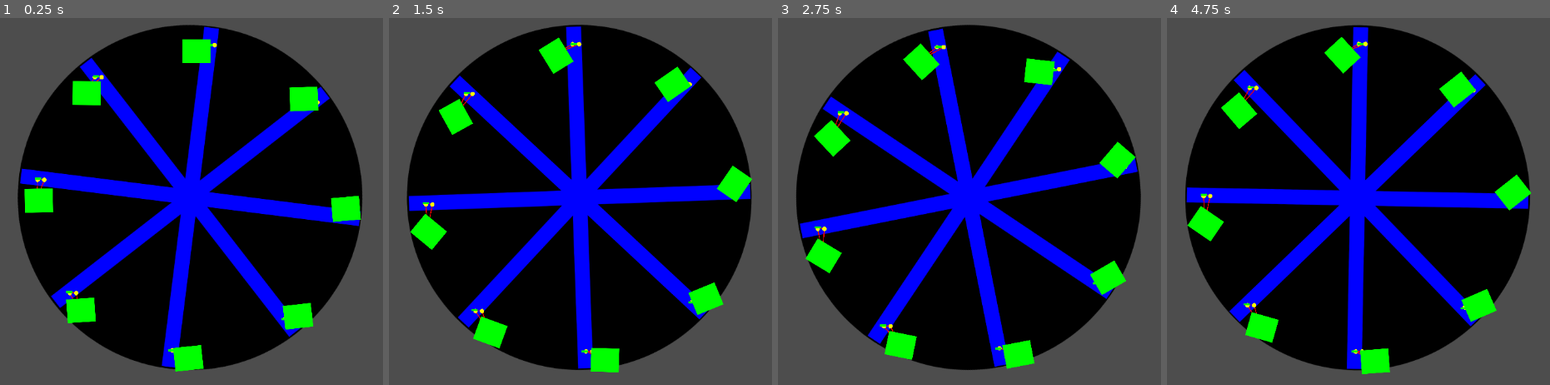
Above: before the commit, frames 1-4 (left to right).
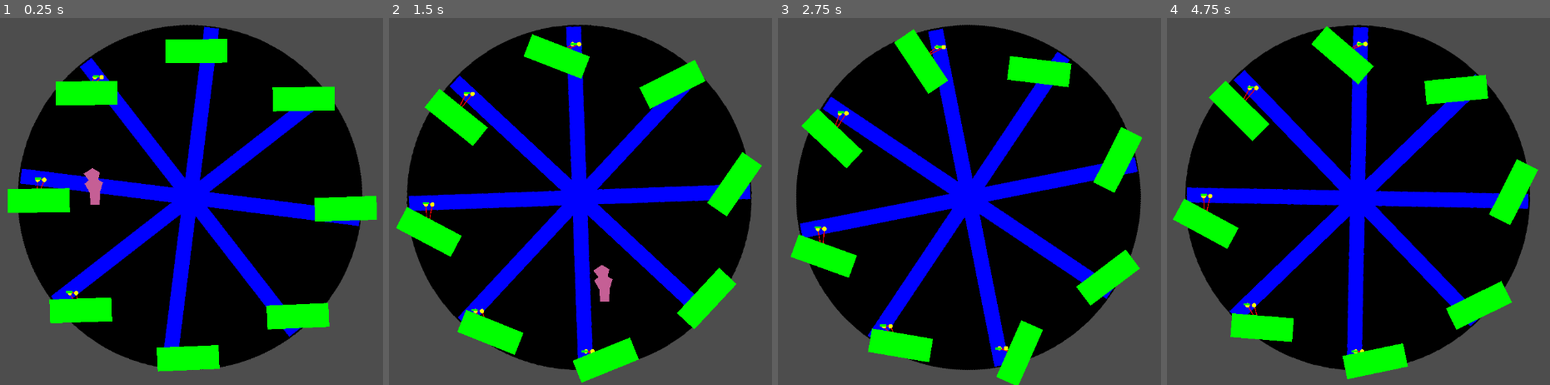
Above: after the commit, the same moments.

Repository: Vibhab-T/serious
Game: Godot game, scene res://scenes/ferris.tscn
Two runs of this game, one before a commit and one after it. Both use one fixed random seed, a clock stepped at 60 frames per second and the inputs below.
Inputs:
- Up to frame 1 (0.25 s): no input
- Up to frame 2 (1.5 s): tap Enter (ui_accept) at 0.5, 0.6, 0.77, 1.07, 1.35 s; hold Right (ui_right) from 0.53 s (still down)
- Up to frame 3 (2.75 s): tap Enter (ui_accept) at 1.52, 1.82, 2.1 s; release Right (ui_right) at 2.03 s; hold Left (ui_left) from 2.03 s (still down)
- Up to frame 4 (4.75 s): release Left (ui_left) at 2.78 s; hold Right (ui_right) 2.78-4.28 s; tap Enter (ui_accept) at 2.85, 3.02, 3.32, 3.6, 3.77, 4.07, 4.35, 4.52 s; hold Left (ui_left) from 4.28 s (still down)

The runs differ from the first frame. In frame 1, 5.8% of the frame differs, in the area x 1-99%, y 2-97%; in frame 2, 6.5%, in the area x 1-98%, y 1-100%; in frame 3, 5.8%; in frame 4, 6.0%.

Commit message:
feat(player): add player

Diff:
--- a/project.godot
+++ b/project.godot
@@ -21,6 +21,7 @@
 
 [rendering]
 
+textures/canvas_textures/default_texture_filter=0
 rendering_device/driver.windows="d3d12"
 renderer/rendering_method="gl_compatibility"
 renderer/rendering_method.mobile="gl_compatibility"
--- a/scenes/container.tscn
+++ b/scenes/container.tscn
@@ -3,7 +3,7 @@
 [ext_resource type="Texture2D" uid="uid://dqu0f55m4aw6v" path="res://assets/container.png" id="1_1syo6"]
 
 [sub_resource type="RectangleShape2D" id="RectangleShape2D_1syo6"]
-size = Vector2(64, 54)
+size = Vector2(140.5, 54)
 
 [node name="container" type="RigidBody2D" unique_id=1647375170]
 mass = 103.982
@@ -11,9 +11,9 @@
 
 [node name="Sprite2D" type="Sprite2D" parent="." unique_id=1439471429]
 position = Vector2(5, 155)
-scale = Vector2(0.475, 0.475)
+scale = Vector2(1.045, 0.475)
 texture = ExtResource("1_1syo6")
 
 [node name="CollisionShape2D" type="CollisionShape2D" parent="." unique_id=838170267]
-position = Vector2(5, 2)
+position = Vector2(4.25, 2)
 shape = SubResource("RectangleShape2D_1syo6")
--- a/scenes/ferris.tscn
+++ b/scenes/ferris.tscn
@@ -2,6 +2,7 @@
 
 [ext_resource type="Texture2D" uid="uid://70427l74c1gp" path="res://assets/wheel.png" id="1_o3nj0"]
 [ext_resource type="Script" uid="uid://vnhy3rxb81il" path="res://scripts/ferris.gd" id="1_tvnib"]
+[ext_resource type="PackedScene" uid="uid://p2xvibdq823p" path="res://scenes/player.tscn" id="3_tvnib"]
 
 [node name="ferris" type="Node2D" unique_id=784182267]
 script = ExtResource("1_tvnib")
@@ -11,3 +12,7 @@
 
 [node name="Camera2D" type="Camera2D" parent="." unique_id=1050228942]
 zoom = Vector2(0.76, 0.76)
+
+[node name="CharacterBody2D" parent="." unique_id=1549434360 instance=ExtResource("3_tvnib")]
+position = Vector2(-218.00005, -56)
+scale = Vector2(3.285, 3.285)
--- /dev/null
+++ b/scenes/player.tscn
@@ -0,0 +1,18 @@
+[gd_scene format=3 uid="uid://p2xvibdq823p"]
+
+[ext_resource type="Script" uid="uid://ct5p42wal8q4g" path="res://scripts/player.gd" id="1_3vyb7"]
+
+[sub_resource type="CapsuleShape2D" id="CapsuleShape2D_u8vuu"]
+radius = 6.0
+
+[node name="CharacterBody2D" type="CharacterBody2D" unique_id=1549434360]
+script = ExtResource("1_3vyb7")
+
+[node name="CollisionShape2D" type="CollisionShape2D" parent="." unique_id=688768874]
+shape = SubResource("CapsuleShape2D_u8vuu")
+
+[node name="Polygon2D" type="Polygon2D" parent="." unique_id=112555428]
+position = Vector2(0, -1)
+color = Color(0.7740956, 0.3755981, 0.5880867, 1)
+polygon = PackedVector2Array(-1.4954765, -11.241147, 3.553145, -8.187465, 2.532183, -3.0826547, 5.799259, -1.2449267, 3.859436, 5.2892246, 3.5695248, 14.207334, -2.8543644, 14.330869, -3.348533, 5.930401, -6.93108, -0.36996037, -4.0897474, -2.717147, -7.5487547, -7.287986)
+uv = PackedVector2Array(-5089.677, -1704.0308, -3455.4033, -2238.2368, -3710.88, -960.85254, -2893.3545, -500.99414, -3378.7598, 1134.0581, -3451.3047, 3365.6523, -5058.7656, 3396.565, -5182.422, 1294.4993, -6078.8906, -282.04858, -5367.8984, -869.39, -6233.451, -2013.1597)
--- a/scripts/ferris.gd
+++ b/scripts/ferris.gd
@@ -59,7 +59,7 @@
 
 		var angle = TAU * float(i) / anchor_count;
 		container_instance.position = Vector2(cos(angle), sin(angle))*radius
-		container_instance.scale = Vector2(2, 1.5)
+		container_instance.scale = Vector2(2, 3.5)
 		container_instance.position.y +=2;
 		container_array.append(container_instance)
 
@@ -91,7 +91,6 @@
 		joint.bias = 0.05
 		joint_array2.append(joint)
 
-
 func _draw() -> void:
 	for joint in joint_array:
 		var pos_a = to_local(joint.get_node(joint.node_a).global_position)
--- /dev/null
+++ b/scripts/player.gd
@@ -0,0 +1,25 @@
+extends CharacterBody2D
+
+
+const SPEED = 300.0
+const JUMP_VELOCITY = -400.0
+
+
+func _physics_process(delta: float) -> void:
+	# Add the gravity.
+	if not is_on_floor():
+		velocity += get_gravity() * delta
+
+	# Handle jump.
+	if Input.is_action_just_pressed("ui_accept") and is_on_floor():
+		velocity.y = JUMP_VELOCITY
+
+	# Get the input direction and handle the movement/deceleration.
+	# As good practice, you should replace UI actions with custom gameplay actions.
+	var direction := Input.get_axis("ui_left", "ui_right")
+	if direction:
+		velocity.x = direction * SPEED
+	else:
+		velocity.x = move_toward(velocity.x, 0, SPEED)
+
+	move_and_slide()
Not shown, added: scripts/player.gd.uid
